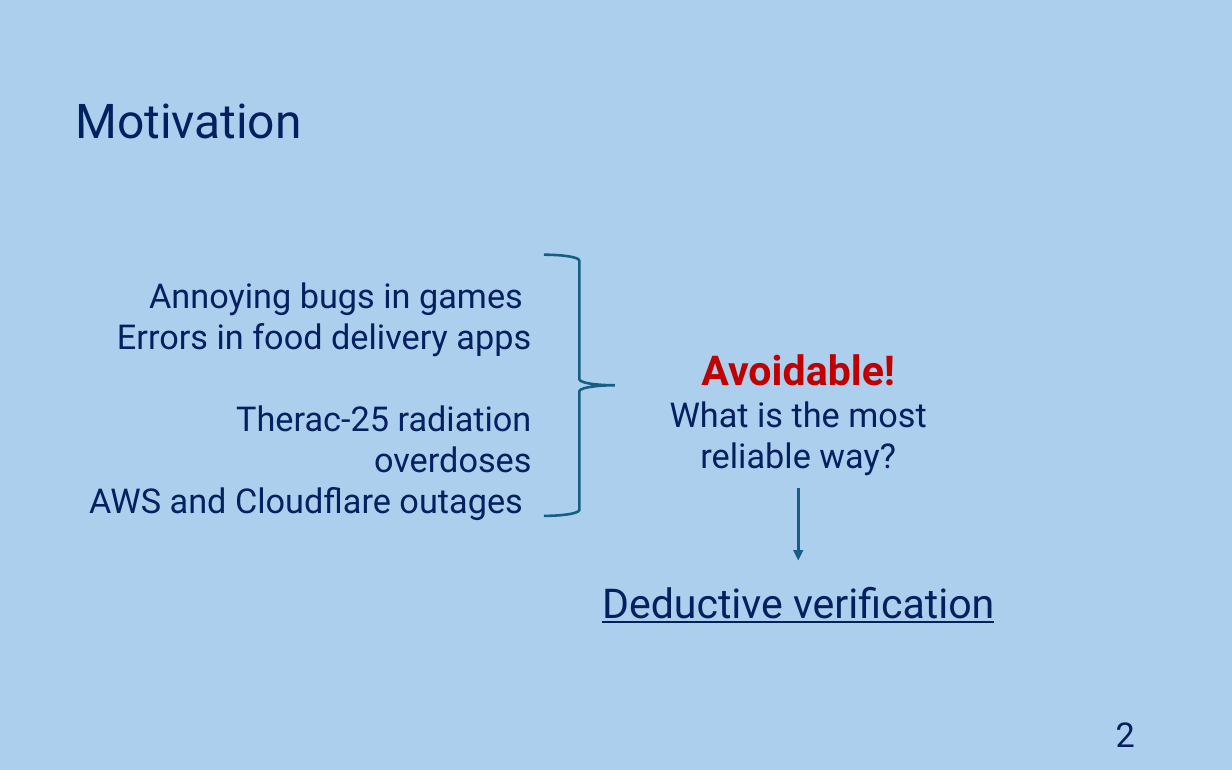
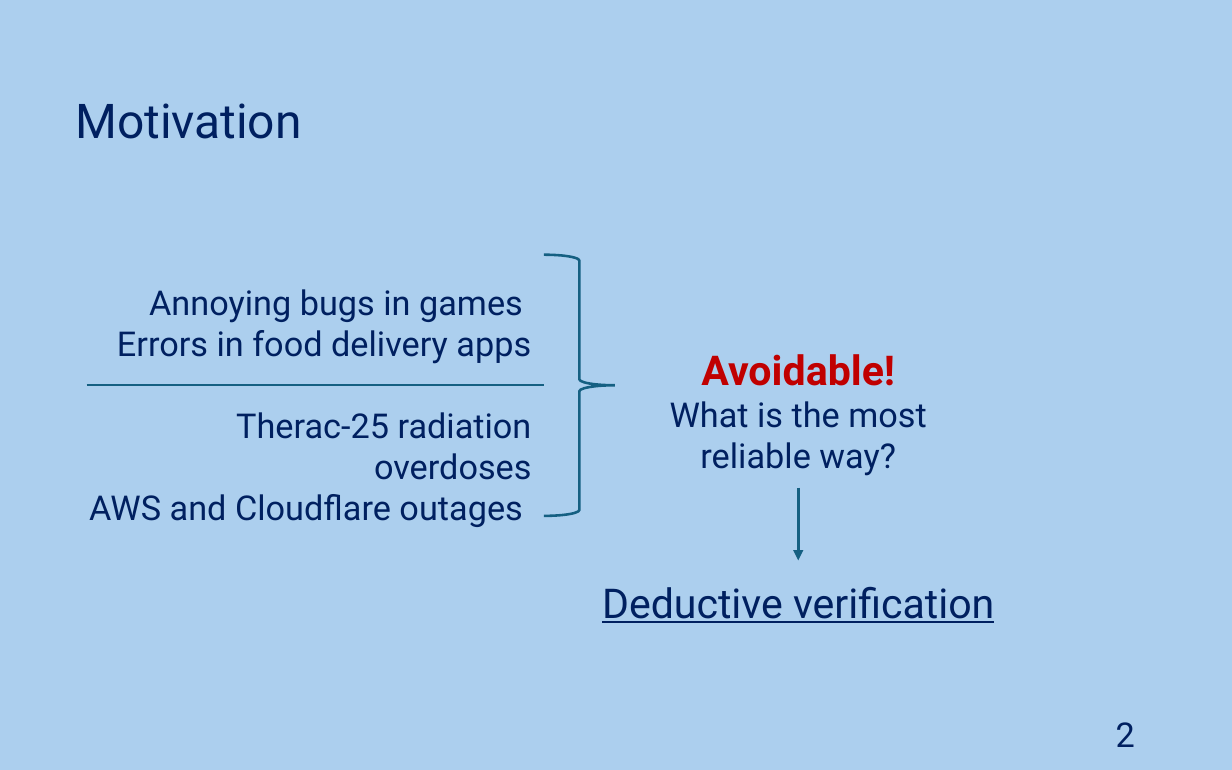
Before and after one commit to JoaoNini75/MasterThesis, a slide deck: slide 2 of tese/presentation/Ap Tese.pptx. Drawn at 1232x770 pixels with LibreOffice and Linux fonts; fonts in the diff are those of the drawing. Boxes give left, top, right and bottom in pixels: in the first picture for what was removed or moved away, otherwise in the second. Text is boxed around its words. In the diff, an @@ line names an element or a change of style, - is before the commit and + after.

```diff
--- a/tese/presentation/Ap Tese.pptx
+++ b/tese/presentation/Ap Tese.pptx
@@ text "Annoying bugs in games": place and size @@
-text "Annoying bugs in games" at bbox=[89, 282, 532, 520]
+text "Annoying bugs in games" at bbox=[89, 289, 532, 527]
@@ line added from (86, 384) to (543, 384), #156082 1.5 pt @@
```
Also in this commit, not shown: 3 other slides changed, 4 slides added, 13 slides removed.
